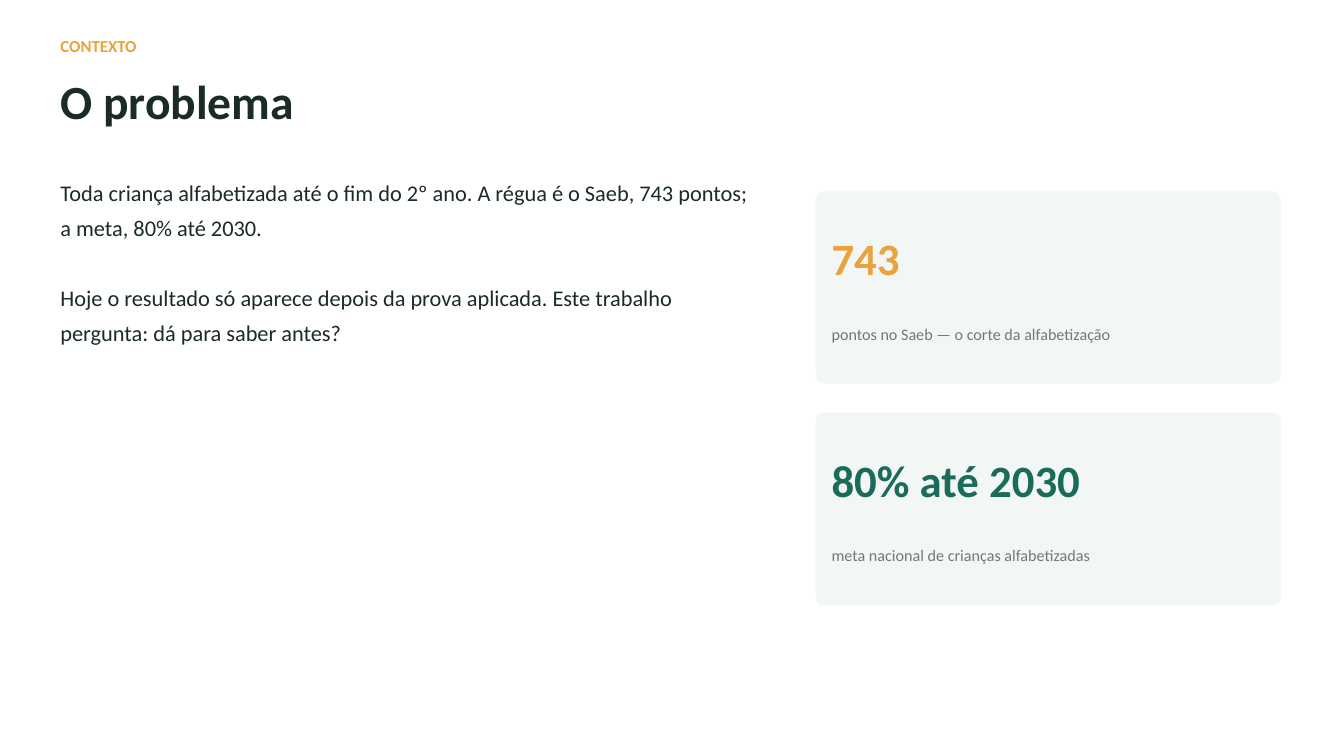
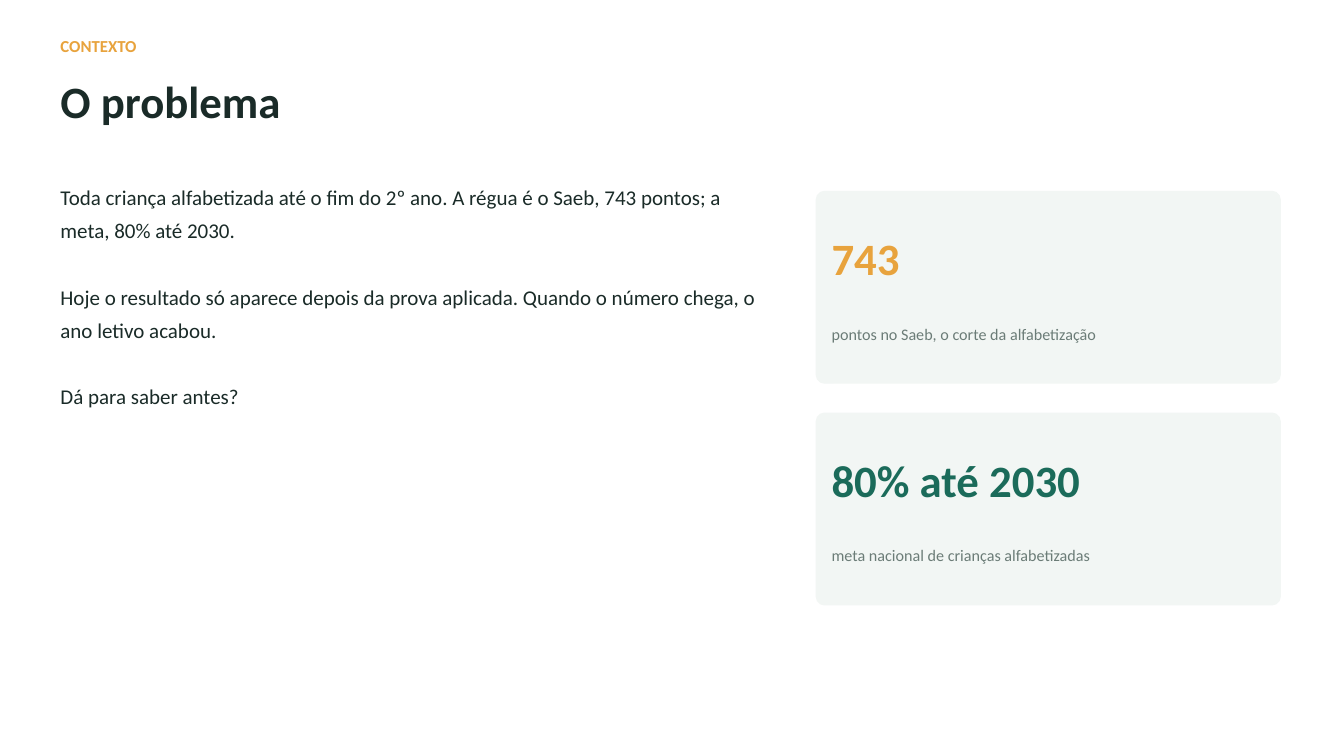
Before and after one commit to tcarvalhodiniz/tech-challenge-fase3, a slide deck: slide 2 of docs/apresentacao.pptx. Drawn at 1344x756 pixels with LibreOffice and Linux fonts; fonts in the diff are those of the drawing. Boxes give left, top, right and bottom in pixels: in the first picture for what was removed or moved away, otherwise in the second. Text is boxed around its words. In the diff, an @@ line names an element or a change of style, - is before the commit and + after.

Commit message:
Apresentação reconstruída com gráficos
A versão anterior era toda texto e cartões de número, sem nenhum gráfico, o que
destoa de um projeto de ciência de dados. As dezessete figuras geradas ao longo
do trabalho estavam paradas na pasta images.

Cinco slides passam a ter gráfico: o histograma que mostra as classes se
separando no corte de 743, as barras comparando indicador oficial e população
testada por região, a curva de aprendizado plana, a dispersão da predição
agregada por município e as barras de importância das variáveis. O texto de cada
um encolheu para dar espaço, já que o gráfico passa a carregar a explicação.

Os slides sobre ausência e sobre o retrato regional foram unidos, porque tratam
da mesma descoberta. O slide de modelagem foi reescrito: antes dizia que um
critério reprovou sem explicar qual era nem por que não foi atingido.

Entra um slide de conclusão reunindo as cinco perguntas de negócio do enunciado,
que antes estavam respondidas em pontos espalhados da apresentação.

O slide de vazamento passa a nomear as quatro colunas excluídas, e o de escopo
registra que uma nova camada Gold foi construída no grão de aluno.

De doze para onze slides, com o corpo de texto em no máximo 54 palavras.

```diff
--- a/docs/apresentacao.pptx
+++ b/docs/apresentacao.pptx
@@ text "O problema" at [60, 86, 281, 125]: size 34 to 32 pt @@
@@ text at [60, 190, 720, 241]: size 16 to 15 pt in "Toda criança alfabetizada até o fim do ..."; line spacing 1.3 to 1.32 @@
@@ text at [60, 290, 755, 408]: text changed; size 16 to 15 pt @@
-Hoje o resultado só aparece depois da prova aplicada. Este trabalho pergunta: dá para saber antes?
+Hoje o resultado só aparece depois da prova aplicada. Quando o número chega, o ano letivo acabou.
+Dá para saber antes?
@@ text at [832, 329, 1096, 343]: text changed @@
-pontos no Saeb — o corte da alfabetização
+pontos no Saeb, o corte da alfabetização
```
Also in this commit, not shown: 4 other slides changed, 4 slides added, 5 slides removed.
